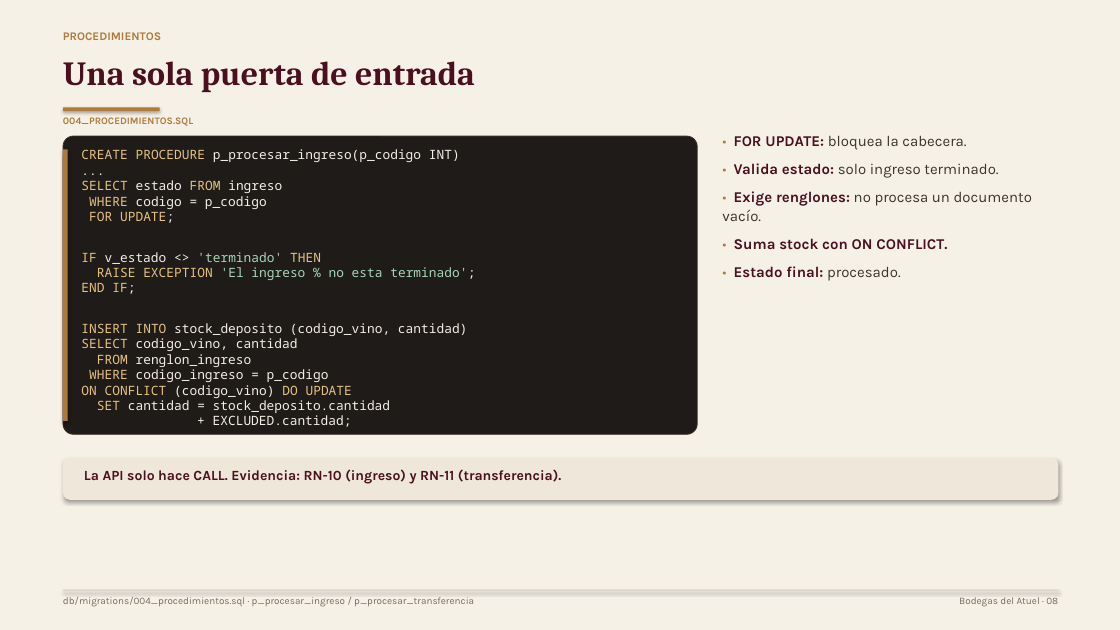
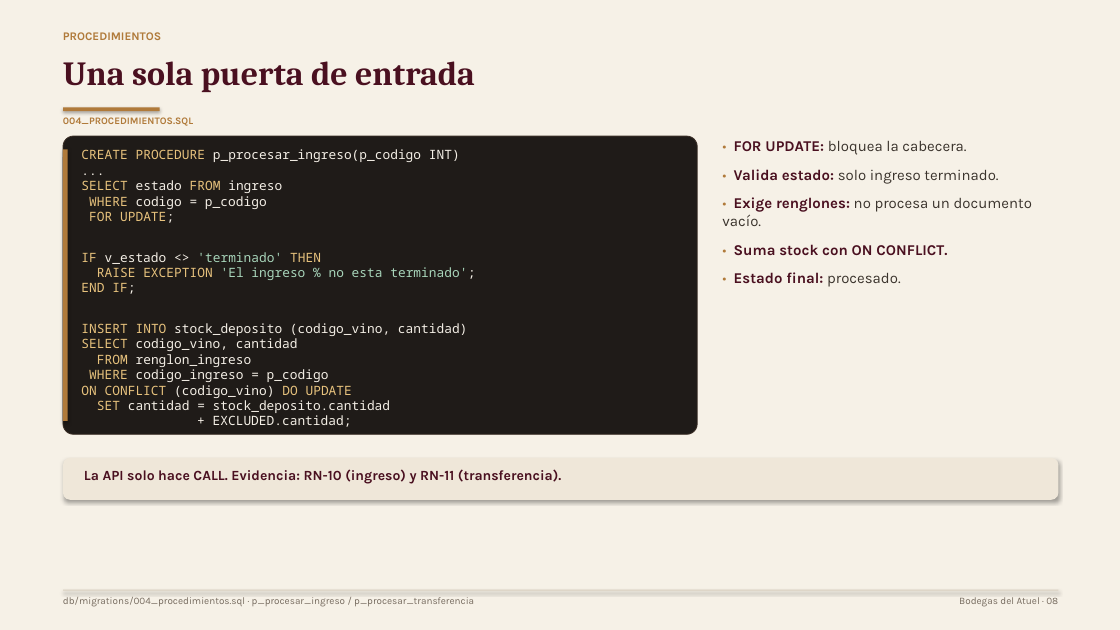
Before and after one commit to camjamardo-create/gestion-bodegas-del-atuel, a slide deck: slide 8 of docs/presentacion/Bodegas_del_Atuel_Etapa9.pptx. Drawn at 1120x630 pixels with LibreOffice and Linux fonts; fonts in the diff are those of the drawing. Boxes give left, top, right and bottom in pixels: in the first picture for what was removed or moved away, otherwise in the second. Text is boxed around its words. In the diff, an @@ line names an element or a change of style, - is before the commit and + after.

```diff
--- a/docs/presentacion/Bodegas_del_Atuel_Etapa9.pptx
+++ b/docs/presentacion/Bodegas_del_Atuel_Etapa9.pptx
@@ text "• FOR UPDATE: bloquea la ...": place and size @@
-text "• FOR UPDATE: bloquea la ..." at <box>722,136,1032,281</box>
+text "• FOR UPDATE: bloquea la ..." at <box>722,141,1032,287</box>
```
Also in this commit, not shown: 5 other slides changed, 1 slide added, 3 other files.
